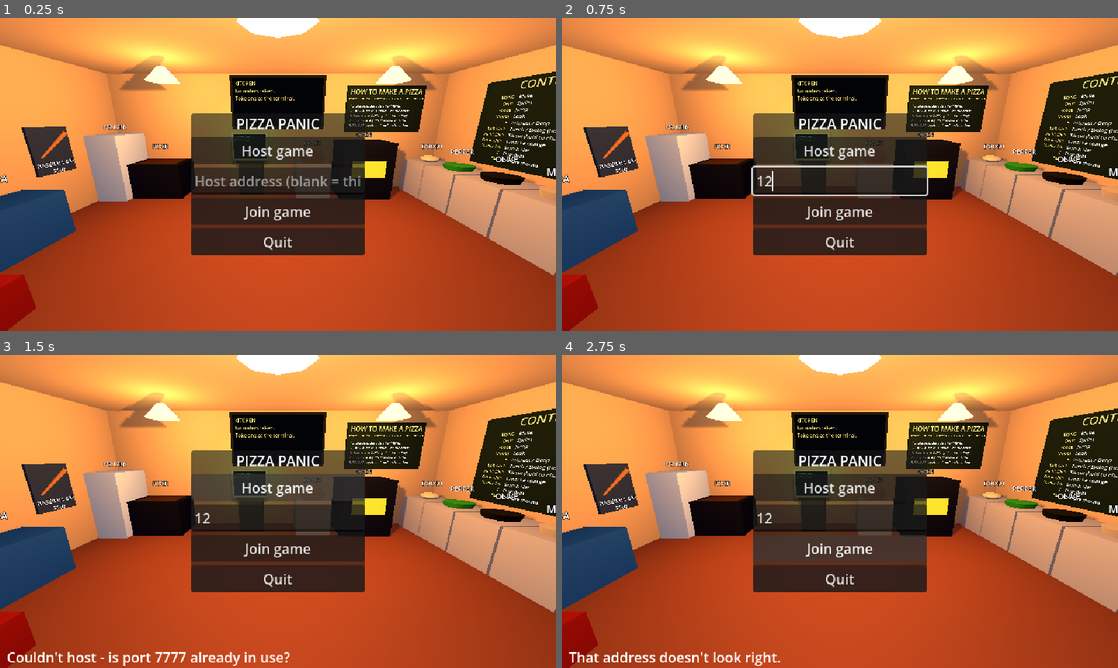
Above: before the commit, frames 1-4 (two rows, left to right).
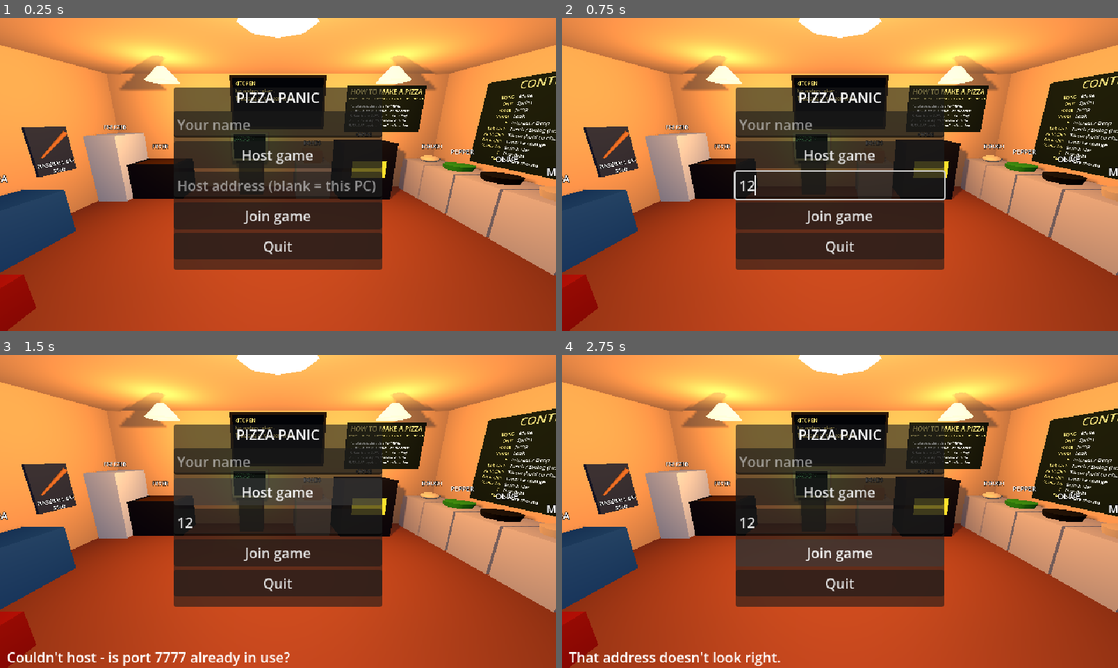
Above: after the commit, the same moments.

Repository: DavidAkrid/Pizza-Panic
Game: Godot game, scene res://scenes/world.tscn
The game is run twice, just before and just after one commit, with the same random seed, the same clock (stepped at 60 frames per second) and the same inputs.
Inputs (mouse positions are in pixels of both pictures, inside the frame that each line leads up to):
- Up to frame 1 (0.25 s): no input
- Up to frame 2 (0.75 s): click (840, 180) at 0.52 s; type "12" at 0.6 s
- Up to frame 3 (1.5 s): click "Host game" at 1.25 s
- Up to frame 4 (2.75 s): click "Join game" at 2 s

The runs differ from the first frame. In frame 1, 10% of the frame differs, in the area x 31-69%, y 22-81%; in frame 2, 9.9%; in frame 3, 10%; in frame 4, 9.0%.

Commit message:
Saving: the host's town and friends' stuff by name (v4 Phase A step 4)
Name box on the menu (remembered per PC). The host's town (night, money, every
player's upgrades and carried items, keyed by name) saves after each night.
Host button continues the saved town; "New town" starts over. Friends get their
stuff back when they join, including leaving and rejoining mid-session.
Joiners now introduce themselves before the host spawns them.

Co-Authored-By: Claude Opus 5.5 <noreply@anthropic.com>

Diff:
--- a/game_coop/scenes/world.tscn
+++ b/game_coop/scenes/world.tscn
@@ -905,10 +905,10 @@
 layer = 2
 
 [node name="Panel" type="PanelContainer" parent="Menu"]
-offset_left = 220.0
-offset_top = 110.0
-offset_right = 420.0
-offset_bottom = 250.0
+offset_left = 200.0
+offset_top = 80.0
+offset_right = 440.0
+offset_bottom = 290.0
 
 [node name="Box" type="VBoxContainer" parent="Menu/Panel"]
 
@@ -916,8 +916,15 @@
 text = "PIZZA PANIC"
 horizontal_alignment = 1
 
+[node name="Name" type="LineEdit" parent="Menu/Panel/Box"]
+placeholder_text = "Your name"
+max_length = 16
+
 [node name="Host" type="Button" parent="Menu/Panel/Box"]
 text = "Host game"
+
+[node name="NewTown" type="Button" parent="Menu/Panel/Box"]
+text = "New town (starts over)"
 
 [node name="Address" type="LineEdit" parent="Menu/Panel/Box"]
 placeholder_text = "Host address (blank = this PC)"
--- a/game_coop/scripts/game_state.gd
+++ b/game_coop/scripts/game_state.gd
@@ -80,6 +80,7 @@
 		upgrades = value
 		if is_node_ready():
 			apply_all_upgrades()
+var _away := {} # host: name -> {"upgrades", "items"} for remembered players who aren't here
 var _next_id := 0
 var _next_order_in := 0.0 # host: countdown to the next call
 
@@ -93,10 +94,68 @@
 	_show_orders()
 
 
-## Host: called when the game starts. The first call is always one pizza, next door, no rush.
-func start() -> void:
-	_add_order(true)
-	_next_order_in = ORDER_GAP.x
+## Host: called when the game starts, with the saved town (or {} for a new one).
+## A new town's first call is always one pizza, next door, no rush.
+func start(town: Dictionary) -> void:
+	if town.is_empty():
+		_add_order(true)
+		_next_order_in = ORDER_GAP.x
+		return
+	money = int(town.get("money", 0))
+	NightCycle.instance.night = int(town.get("night", 1))
+	_away = town.get("players", {}).duplicate(true)
+	_next_order_in = 6.0
+
+
+# --- Saving (host) ------------------------------------------------------------------------
+# The town is saved after every night (NightCycle). Players are remembered by name: whoever's
+# here is read live; anyone who isn't (left, or hasn't joined yet) is kept in `_away`.
+
+## Host: someone spawned. If the town remembers them, give their upgrades and items back.
+func player_joined(p: Player) -> void:
+	var saved: Dictionary = _away.get(p.player_name, {})
+	_away.erase(p.player_name)
+	if saved.is_empty():
+		return
+	var all := upgrades.duplicate(true)
+	all[str(p.name)] = saved.get("upgrades", {})
+	upgrades = all
+	var stuff: Array = saved.get("items", [])
+	if stuff.is_empty():
+		return
+	await get_tree().create_timer(1.0).timeout # let their player arrive on their machine first
+	if not is_instance_valid(p) or p.is_queued_for_deletion():
+		return
+	for entry: Dictionary in stuff:
+		var it := World.instance.spawn_item(entry.kind, p.global_position + Vector3.UP, entry.get("info", {}))
+		it.state = entry.get("state", {})
+		it.give_to(p, int(entry.get("slot", 0)))
+
+
+## Host: someone left. Keep their upgrades for when they come back (their items drop).
+func player_left(p: Player) -> void:
+	_away[p.player_name] = {"upgrades": upgrades.get(str(p.name), {}), "items": []}
+	var all := upgrades.duplicate(true)
+	all.erase(str(p.name))
+	upgrades = all
+
+
+## The whole town, ready for the save file.
+func snapshot() -> Dictionary:
+	var everyone := _away.duplicate(true)
+	for p: Player in World.instance.players.get_children():
+		var stuff := []
+		for it in p.inventory():
+			if it:
+				stuff.append({"kind": it.kind, "info": it.spawn_info, "state": it.state, "slot": it.holder_slot})
+		everyone[p.player_name] = {"upgrades": upgrades.get(str(p.name), {}), "items": stuff}
+	return {"night": NightCycle.instance.night, "money": money, "players": everyone}
+
+
+## Host: write the town to disk.
+func save_town() -> void:
+	if SaveGame.save_town(snapshot()):
+		announce.rpc("Town saved.", 2.5)
 
 
 ## Host: the next night opens. Calls start coming in again soon.
--- a/game_coop/scripts/night_cycle.gd
+++ b/game_coop/scripts/night_cycle.gd
@@ -136,6 +136,7 @@
 				clocked_in = []
 				_set_phase(Phase.NIGHT)
 				GameState.instance.new_night()
+				GameState.instance.save_town() # every finished night is saved
 				_radio.rpc(RADIO_OPEN.pick_random() % night)
 
 
--- a/game_coop/scripts/player.gd
+++ b/game_coop/scripts/player.gd
@@ -32,8 +32,10 @@
 const REVIVE_HEALTH := 35.0
 const GIVE_UP_TIME := 1.5 ## hold E while down to skip the wait
 
-## Join order (0 = host). Comes in with the spawn data (World._make_player). Drives color and name.
+## Join order (0 = host). Comes in with the spawn data (World._make_player). Drives color.
 var slot := 0
+## The name typed on the menu (spawn data). The host's save remembers your stuff by it.
+var player_name := ""
 ## Synced so everyone sees your beam.
 var flashlight_on := true:
 	set(value):
@@ -92,6 +94,8 @@
 
 
 func display_name() -> String:
+	if player_name != "":
+		return player_name
 	return "Host" if slot == 0 else "Player %d" % (slot + 1)
 
 
--- /dev/null
+++ b/game_coop/scripts/save_game.gd
@@ -0,0 +1,82 @@
+class_name SaveGame
+## The host's town on disk, plus this PC's player name. Only the host ever reads or writes the
+## town; friends' stuff lives in the host's save, by name (see GameState.snapshot/restore).
+##
+## Town file: {"version", "night", "money", "players": {name: {"upgrades": {...}, "items": [...]}}}
+## Stored with store_var so ints stay ints.
+
+const VERSION := 1
+
+
+## Dev tests (`-- --test=...`) use their own files so they never touch a real save.
+static func _path(file: String) -> String:
+	var testing := false
+	for a in OS.get_cmdline_user_args():
+		testing = testing or a.begins_with("--test=")
+	return "user://" + ("test_" if testing else "") + file
+
+
+static func town_path() -> String:
+	return _path("town.save")
+
+
+## Start over: the next save writes a brand new town.
+static func delete_town() -> void:
+	if has_town():
+		DirAccess.remove_absolute(town_path())
+
+
+static func has_town() -> bool:
+	return FileAccess.file_exists(town_path())
+
+
+## The saved town, or {} if there isn't one (or it's unreadable).
+static func load_town() -> Dictionary:
+	if not has_town():
+		return {}
+	var f := FileAccess.open(town_path(), FileAccess.READ)
+	if f == null:
+		return {}
+	var data = f.get_var()
+	if not data is Dictionary or data.get("version", 0) != VERSION:
+		return {}
+	return data
+
+
+static func save_town(data: Dictionary) -> bool:
+	data["version"] = VERSION
+	var f := FileAccess.open(town_path(), FileAccess.WRITE)
+	if f == null:
+		return false
+	f.store_var(data)
+	return true
+
+
+## One line for the menu: "Night 3 - $240", or "" with no save.
+static func summary() -> String:
+	var data := load_town()
+	if data.is_empty():
+		return ""
+	return "Night %d - $%d" % [data.get("night", 1), data.get("money", 0)]
+
+
+# --- This PC's player name ------------------------------------------------------------
+
+static func player_name() -> String:
+	var cfg := ConfigFile.new()
+	if cfg.load(_path("settings.cfg")) != OK:
+		return ""
+	return str(cfg.get_value("player", "name", ""))
+
+
+static func set_player_name(value: String) -> void:
+	var cfg := ConfigFile.new()
+	cfg.load(_path("settings.cfg")) # fine if it doesn't exist yet
+	cfg.set_value("player", "name", value)
+	cfg.save(_path("settings.cfg"))
+
+
+## Names are how the host recognizes you, so keep them short and plain.
+static func clean_name(value: String) -> String:
+	var s := value.strip_edges().replace("\n", " ")
+	return s.substr(0, 16)
--- a/game_coop/scripts/world.gd
+++ b/game_coop/scripts/world.gd
@@ -32,6 +32,7 @@
 @onready var menu: CanvasLayer = $Menu
 @onready var status: Label = $Menu/Status
 @onready var address_field: LineEdit = $Menu/Panel/Box/Address
+@onready var name_field: LineEdit = $Menu/Panel/Box/Name
 
 
 func _enter_tree() -> void:
@@ -40,14 +41,20 @@
 
 func _ready() -> void:
 	$Menu/Panel/Box/Host.pressed.connect(host)
+	$Menu/Panel/Box/NewTown.pressed.connect(host.bind(true))
 	$Menu/Panel/Box/Join.pressed.connect(func() -> void: join(address_field.text))
+	name_field.text = SaveGame.player_name()
+	name_field.text_changed.connect(func(t: String) -> void: SaveGame.set_player_name(SaveGame.clean_name(t)))
+	var town := SaveGame.summary()
+	$Menu/Panel/Box/Host.text = "Continue town (%s)" % town if town != "" else "Host game"
+	$Menu/Panel/Box/NewTown.visible = town != ""
 	$Menu/Panel/Box/Quit.pressed.connect(get_tree().quit)
 	$Menu/Pause/Box/Resume.pressed.connect(_set_paused.bind(false))
 	$Menu/Pause/Box/Leave.pressed.connect(_back_to_menu.bind("You left the game."))
 	$Menu/Pause/Box/QuitGame.pressed.connect(get_tree().quit)
 	multiplayer.peer_connected.connect(_on_peer_connected)
 	multiplayer.peer_disconnected.connect(_on_peer_disconnected)
-	multiplayer.connected_to_server.connect(_enter_game)
+	multiplayer.connected_to_server.connect(_on_connected)
 	multiplayer.connection_failed.connect(_on_connection_failed)
 	multiplayer.server_disconnected.connect(_back_to_menu.bind("The host left."))
 	# Every machine builds spawned players with the same function + data, so who-is-who,
@@ -62,6 +69,10 @@
 	Input.mouse_mode = Input.MOUSE_MODE_VISIBLE
 
 	var args := OS.get_cmdline_user_args()
+	if _arg("--name=") != "":
+		name_field.text = _arg("--name=")
+	if "--test=host" in args and not "--keep-town" in args:
+		SaveGame.delete_town() # tests start from a fresh (test-only) town unless told otherwise
 	if "--host" in args or "--test=host" in args:
 		host()
 	elif "--test=client" in args:
@@ -156,14 +167,15 @@
 
 # --- Session -------------------------------------------------------------------
 
-func host() -> void:
+## Continues the saved town if there is one, unless `fresh` (the "New town" button).
+func host(fresh := false) -> void:
 	if Net.host() != OK:
 		status.text = "Couldn't host - is port %d already in use?" % Net.port
 		return
 	_enter_game()
-	_spawn_player(1)
-	GameState.instance.start()
+	GameState.instance.start({} if fresh else SaveGame.load_town())
 	NightCycle.instance.start()
+	_spawn_player(1, _my_name())
 	_spawn_monsters.call_deferred()
 	status.text = ""
 	hud.show_message("Hosting! Friends join with:%s%s" % ["\n", _share_addresses()], 10.0)
@@ -232,18 +244,37 @@
 
 func _on_peer_connected(id: int) -> void:
 	if multiplayer.is_server():
-		_spawn_player(id)
 		for station in get_tree().get_nodes_in_group("cook_stations"):
 			station.resync_to(id) # show them anything already in the oven/fryer
 
 
+## Joiner: connected. Tell the host who we are; it spawns us (see _hello).
+func _on_connected() -> void:
+	_enter_game()
+	_hello.rpc_id(1, _my_name())
+
+
+## Host: a joiner introduced themselves. Spawn them; the save gives back their stuff by name.
+@rpc("any_peer", "reliable")
+func _hello(their_name: String) -> void:
+	var id := multiplayer.get_remote_sender_id()
+	if multiplayer.is_server() and player(id) == null:
+		_spawn_player(id, SaveGame.clean_name(their_name))
+
+
 func _on_peer_disconnected(id: int) -> void:
 	if multiplayer.is_server():
+		var p := player(id)
+		if p:
+			GameState.instance.player_left(p) # remember their upgrades for when they come back
 		for it: Item in items.get_children():
 			it.release_from(id) # don't let a leaving player take items with them
-		var p := player(id)
 		if p:
 			p.queue_free()
+
+
+func _my_name() -> String:
+	return SaveGame.clean_name(name_field.text)
 
 
 ## Sent by a downed player who bled out or gave up. Host: whatever they carried is gone, the team
@@ -277,21 +308,33 @@
 
 ## Host only. The PlayerSpawner runs _make_player with this data on every machine.
 ## Takes the lowest free player number, so someone rejoining gets their color/spot back.
-func _spawn_player(id: int) -> void:
+## A blank name becomes "Host"/"Player N"; a name already in the game gets " (2)".
+func _spawn_player(id: int, player_name: String) -> void:
 	var taken: Array[int] = []
+	var names: Array[String] = []
 	for p: Player in players.get_children():
 		if not p.is_queued_for_deletion():
 			taken.append(p.slot)
+			names.append(p.display_name())
 	var slot := 0
 	while slot in taken:
 		slot += 1
-	$PlayerSpawner.spawn({"id": id, "slot": slot})
+	if player_name == "":
+		player_name = "Host" if id == 1 else "Player %d" % (slot + 1)
+	var unique := player_name
+	var n := 2
+	while unique in names:
+		unique = "%s (%d)" % [player_name, n]
+		n += 1
+	var p: Player = $PlayerSpawner.spawn({"id": id, "slot": slot, "name": unique})
+	GameState.instance.player_joined(p)
 
 
 func _make_player(data: Dictionary) -> Player:
 	var p: Player = PLAYER.instantiate()
 	p.name = str(data.id)
 	p.slot = data.slot
+	p.player_name = data.get("name", "")
 	p.position = Vector3(-1.5 + (p.slot % 4) * 1.0, 0.05, 3.5)
 	p.rotation.y = PI # face the counter
 	return p
Not shown, added: game_coop/scripts/save_game.gd.uid
Not shown, changed: CLAUDE.md
Not shown, changed: PROJECT_OVERVIEW.txt
